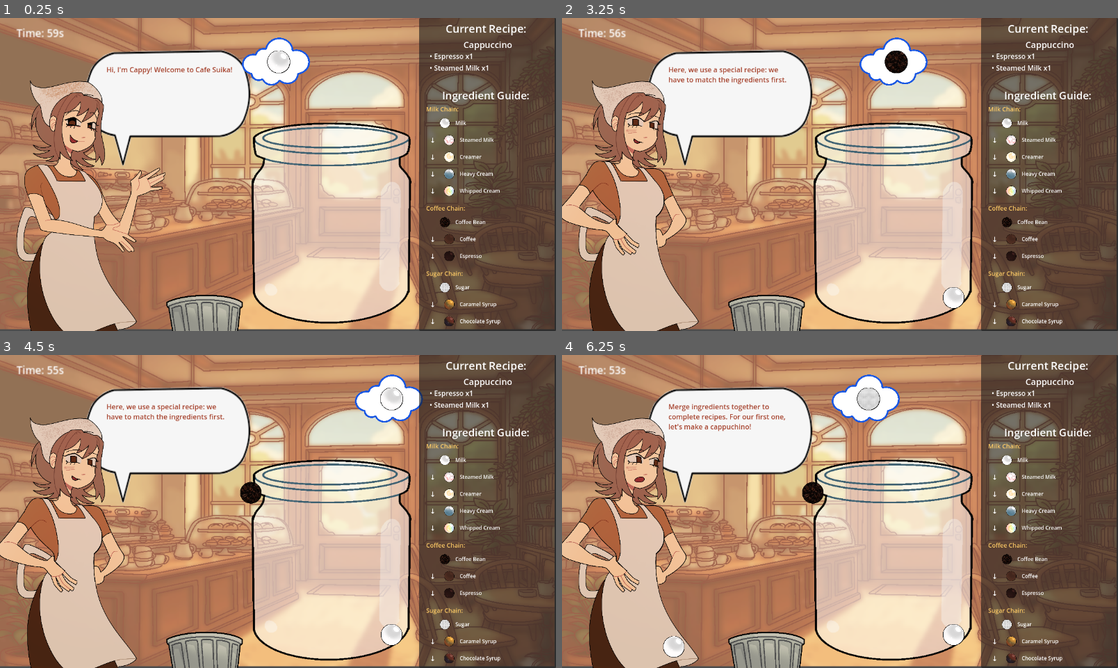
Above: before the commit, frames 1-4 (two rows, left to right).
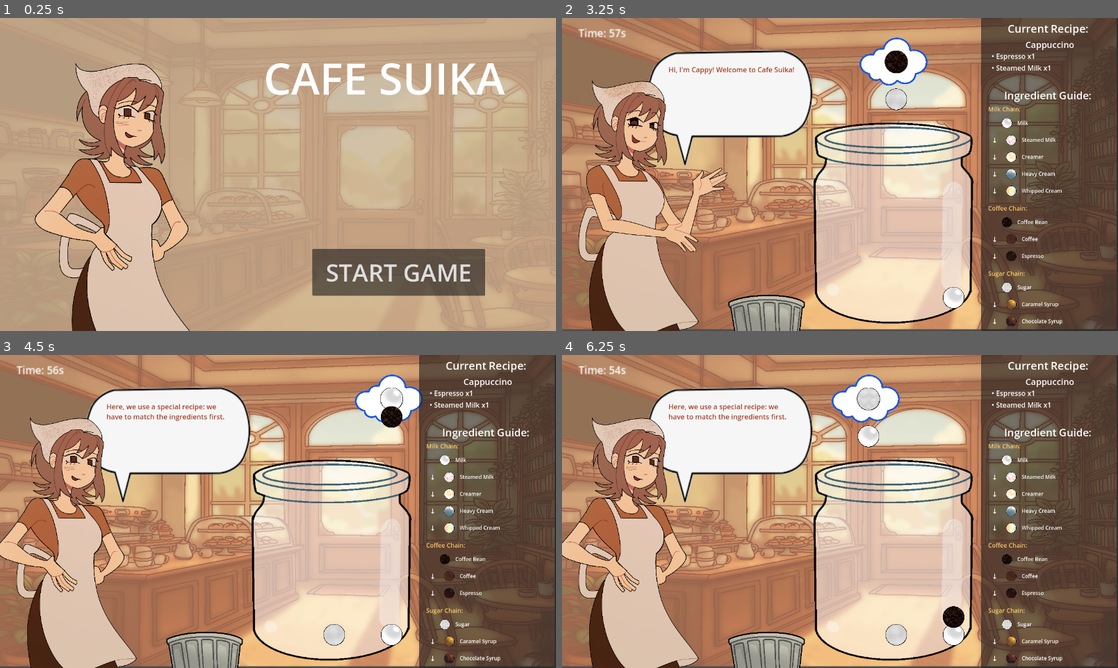
Above: after the commit, the same moments.

Repository: crispinsl/CafeSuika
Game: Godot game, scene res://scenes/StartScreen.tscn
The game is run twice, just before and just after one commit, with the same random seed, the same clock (stepped at 60 frames per second) and the same inputs. Before the commit the project starts from res://scenes/base.tscn. The engine's default icon, where the game draws it, is replaced by a stand-in: a white triangle on a blue panel in a dark square.
Inputs (mouse positions are in pixels of both pictures, inside the frame that each line leads up to):
- Up to frame 1 (0.25 s): no input
- Up to frame 2 (3.25 s): click (962, 271) at 0.5 s, where only the run after the commit has a clickable "START GAME"; tap Enter (ui_accept) at 1.25, 1.52, 2.27 s; move the mouse to (962, 158) at 1.27 s; click (962, 158) at 1.42 s; move the mouse to (728, 190) at 2.02 s; click (728, 190) at 2.17 s; move the mouse to (895, 105) at 2.77 s; click (895, 105) at 2.92 s
- Up to frame 3 (4.5 s): move the mouse to (250, 574) at 3.52 s; click (250, 574) at 3.67 s; tap Enter (ui_accept) at 3.77 s; move the mouse to (444, 558) at 4.27 s; click (444, 558) at 4.42 s
- Up to frame 4 (6.25 s): tap Enter (ui_accept) at 4.52, 5.27 s; move the mouse to (673, 464) at 5.02 s; click (673, 464) at 5.17 s; move the mouse to (867, 511) at 5.77 s; click (867, 511) at 5.92 s

The runs differ from the first frame. In frame 1, 90% of the frame differs, in the area x 0-100%, y 0-100%; in frame 2, 3.6%; in frame 3, 0.7%; in frame 4, 1.7%.

Commit message:
Added start screen

Diff:
--- /dev/null
+++ b/GodotSuikaPrototype/suika-test/StartScreen.gd
@@ -0,0 +1,16 @@
+extends Control
+
+@onready var start_button = $StartButton
+
+func _ready():
+	# Connect the button press signal
+	start_button.pressed.connect(_on_start_button_pressed)
+
+func _on_start_button_pressed():
+	# Fade out
+	var tween = create_tween()
+	tween.tween_property(self, "modulate:a", 0.0, 0.5)
+	await tween.finished
+
+	# Load the main game scene
+	get_tree().change_scene_to_file("res://scenes/base.tscn")  # Adjust path to your main game scene
--- /dev/null
+++ b/GodotSuikaPrototype/suika-test/StartScreen.tscn
@@ -0,0 +1,51 @@
+[gd_scene load_steps=4 format=3 uid="uid://cl4dvejjrea2a"]
+
+[ext_resource type="Texture2D" uid="uid://by0ataxjmt838" path="res://placeholders/cappy_3.png" id="1_d4clo"]
+[ext_resource type="Script" uid="uid://bdfb62e8v5fqj" path="res://StartScreen.gd" id="1_mqr7l"]
+[ext_resource type="Texture2D" uid="uid://bo3wb4xqr6rty" path="res://placeholders/background.png" id="2_mqr7l"]
+
+[node name="StartScreen" type="Control"]
+layout_mode = 3
+anchors_preset = 15
+anchor_right = 1.0
+anchor_bottom = 1.0
+grow_horizontal = 2
+grow_vertical = 2
+script = ExtResource("1_mqr7l")
+
+[node name="ColorRect" type="ColorRect" parent="."]
+layout_mode = 0
+offset_right = 1292.0
+offset_bottom = 731.0
+color = Color(0.7647059, 0.68235296, 0.57254905, 0.70980394)
+
+[node name="TitleLabel" type="Label" parent="."]
+layout_mode = 0
+offset_left = 607.0
+offset_top = 65.0
+offset_right = 1162.0
+offset_bottom = 211.0
+theme_override_font_sizes/font_size = 100
+text = "CAFE SUIKA"
+horizontal_alignment = 1
+vertical_alignment = 1
+
+[node name="StartButton" type="Button" parent="."]
+layout_mode = 0
+offset_left = 719.0
+offset_top = 531.0
+offset_right = 1117.0
+offset_bottom = 639.0
+theme_override_font_sizes/font_size = 55
+text = "START GAME"
+
+[node name="Sprite2D" type="Sprite2D" parent="."]
+position = Vector2(435.00003, 451.99997)
+scale = Vector2(0.34765625, 0.34765625)
+texture = ExtResource("1_d4clo")
+
+[node name="Sprite2D2" type="Sprite2D" parent="."]
+z_index = -1
+position = Vector2(672.6923, 378)
+scale = Vector2(1.1907693, 1.1907692)
+texture = ExtResource("2_mqr7l")
--- a/GodotSuikaPrototype/suika-test/project.godot
+++ b/GodotSuikaPrototype/suika-test/project.godot
@@ -11,7 +11,7 @@
 [application]
 
 config/name="SuikaTest"
-run/main_scene="uid://bx5pcs84b56l8"
+run/main_scene="uid://dcl0d1jltfqtu"
 config/features=PackedStringArray("4.5", "Forward Plus")
 config/icon="res://icon.svg"
 
--- /dev/null
+++ b/GodotSuikaPrototype/suika-test/scenes/StartScreen.tscn
@@ -0,0 +1,51 @@
+[gd_scene load_steps=4 format=3 uid="uid://dcl0d1jltfqtu"]
+
+[ext_resource type="Script" uid="uid://bdfb62e8v5fqj" path="res://StartScreen.gd" id="1_a0vbq"]
+[ext_resource type="Texture2D" uid="uid://by0ataxjmt838" path="res://placeholders/cappy_3.png" id="2_nj7f0"]
+[ext_resource type="Texture2D" uid="uid://bo3wb4xqr6rty" path="res://placeholders/background.png" id="3_2dvb4"]
+
+[node name="StartScreen" type="Control"]
+layout_mode = 3
+anchors_preset = 15
+anchor_right = 1.0
+anchor_bottom = 1.0
+grow_horizontal = 2
+grow_vertical = 2
+script = ExtResource("1_a0vbq")
+
+[node name="ColorRect" type="ColorRect" parent="."]
+layout_mode = 0
+offset_right = 1292.0
+offset_bottom = 731.0
+color = Color(0.7647059, 0.68235296, 0.57254905, 0.70980394)
+
+[node name="TitleLabel" type="Label" parent="."]
+layout_mode = 0
+offset_left = 607.0
+offset_top = 65.0
+offset_right = 1162.0
+offset_bottom = 211.0
+theme_override_font_sizes/font_size = 100
+text = "CAFE SUIKA"
+horizontal_alignment = 1
+vertical_alignment = 1
+
+[node name="StartButton" type="Button" parent="."]
+layout_mode = 0
+offset_left = 719.0
+offset_top = 531.0
+offset_right = 1117.0
+offset_bottom = 639.0
+theme_override_font_sizes/font_size = 55
+text = "START GAME"
+
+[node name="Sprite2D" type="Sprite2D" parent="."]
+position = Vector2(435.00003, 451.99997)
+scale = Vector2(0.34765625, 0.34765625)
+texture = ExtResource("2_nj7f0")
+
+[node name="Sprite2D2" type="Sprite2D" parent="."]
+z_index = -1
+position = Vector2(672.6923, 378)
+scale = Vector2(1.1907693, 1.1907692)
+texture = ExtResource("3_2dvb4")
--- /dev/null
+++ b/GodotSuikaPrototype/suika-test/scenes/start_screen.tscn
@@ -0,0 +1,51 @@
+[gd_scene load_steps=4 format=3 uid="uid://i6kndvee41fo"]
+
+[ext_resource type="Script" uid="uid://bdfb62e8v5fqj" path="res://StartScreen.gd" id="1_he1sj"]
+[ext_resource type="Texture2D" uid="uid://by0ataxjmt838" path="res://placeholders/cappy_3.png" id="2_r2jwc"]
+[ext_resource type="Texture2D" uid="uid://bo3wb4xqr6rty" path="res://placeholders/background.png" id="3_hm208"]
+
+[node name="StartScreen" type="Control"]
+layout_mode = 3
+anchors_preset = 15
+anchor_right = 1.0
+anchor_bottom = 1.0
+grow_horizontal = 2
+grow_vertical = 2
+script = ExtResource("1_he1sj")
+
+[node name="ColorRect" type="ColorRect" parent="."]
+layout_mode = 0
+offset_right = 1292.0
+offset_bottom = 731.0
+color = Color(0.7647059, 0.68235296, 0.57254905, 0.70980394)
+
+[node name="TitleLabel" type="Label" parent="."]
+layout_mode = 0
+offset_left = 607.0
+offset_top = 65.0
+offset_right = 1162.0
+offset_bottom = 211.0
+theme_override_font_sizes/font_size = 100
+text = "CAFE SUIKA"
+horizontal_alignment = 1
+vertical_alignment = 1
+
+[node name="StartButton" type="Button" parent="."]
+layout_mode = 0
+offset_left = 719.0
+offset_top = 531.0
+offset_right = 1117.0
+offset_bottom = 639.0
+theme_override_font_sizes/font_size = 55
+text = "START GAME"
+
+[node name="Sprite2D" type="Sprite2D" parent="."]
+position = Vector2(435.00003, 451.99997)
+scale = Vector2(0.34765625, 0.34765625)
+texture = ExtResource("2_r2jwc")
+
+[node name="Sprite2D2" type="Sprite2D" parent="."]
+z_index = -1
+position = Vector2(672.6923, 378)
+scale = Vector2(1.1907693, 1.1907692)
+texture = ExtResource("3_hm208")
Not shown, added: GodotSuikaPrototype/suika-test/StartScreen.gd.uid
Not shown, changed: GodotSuikaPrototype/suika-test/CafeSuikaDemo.pck
